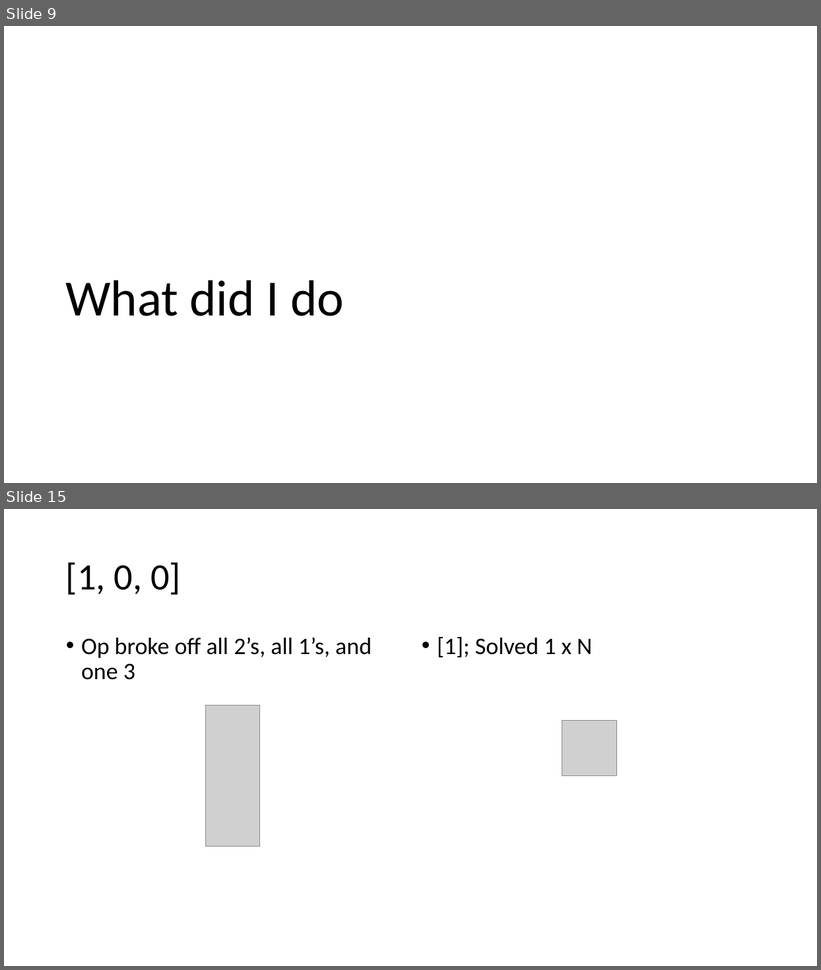
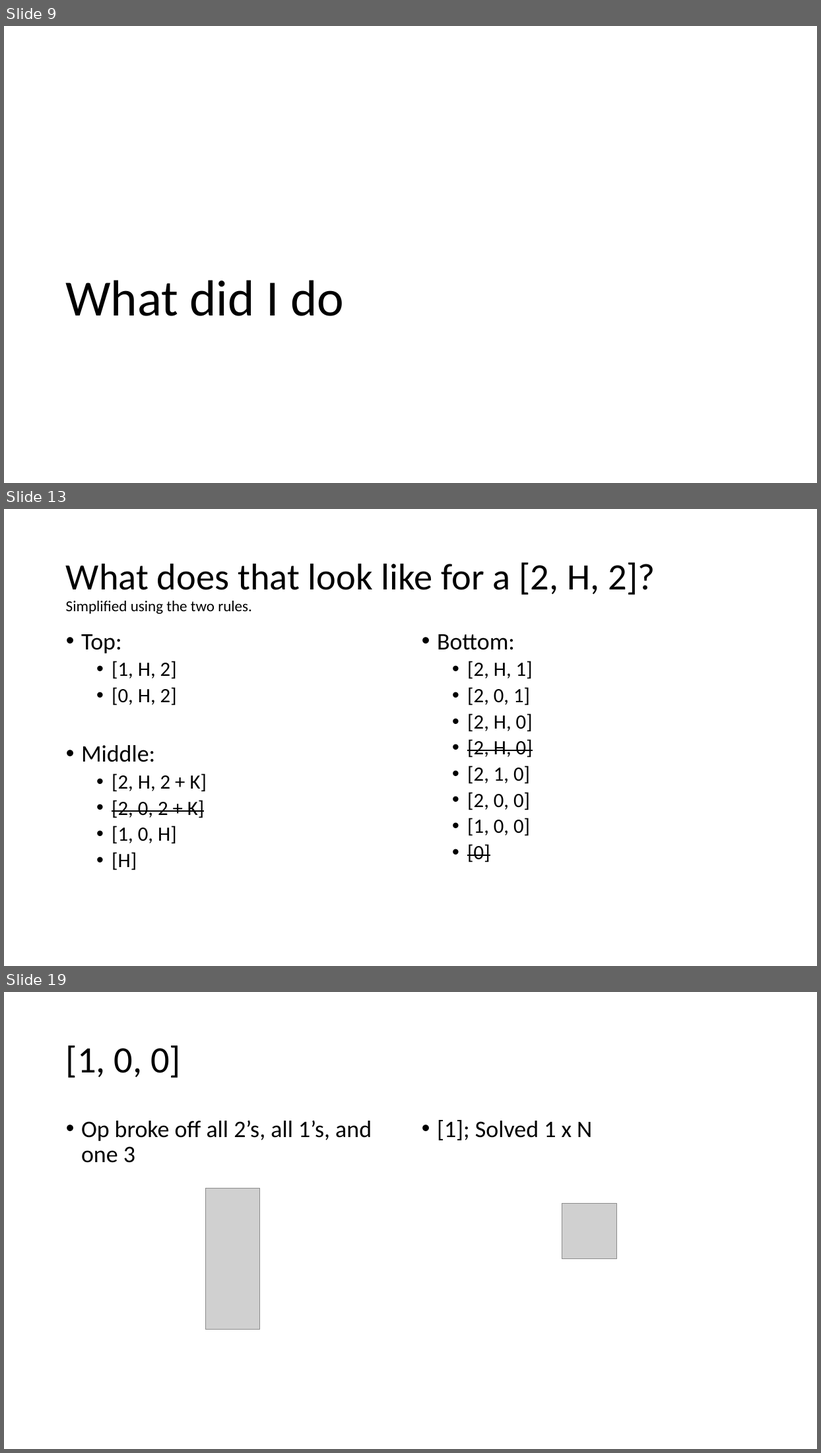
Before and after one commit to EzraSkwarka/Math-Capstone, a slide deck: Presentation/Mat Cap draft.pptx. Shown one above the other, each under a label of ours: slides 9 and 15 before the commit, slides 9, 13 and 19 after it; the slides between them are not shown. The pictures are 821x970 and 821x1453 pixels, drawn with LibreOffice and Linux fonts; fonts in the diff are those of the drawing; grey boxes stand for pictures. Boxes give left, top, right and bottom in pixels: in the first picture for what was removed or moved away, otherwise in the second. Text is boxed around its words. In the diff, an @@ line names an element or a change of style, - is before the commit and + after.

```diff
--- a/Presentation/Mat Cap draft.pptx
+++ b/Presentation/Mat Cap draft.pptx
@@ slide 13 added at (4, 509, 817, 966), background #FFFFFF @@
@@ title added at (66, 562, 655, 595), 44 pt, text #000000 @@
+What does that look like for a [2, H, 2]?
@@ text added at (66, 601, 252, 614), 18 pt, text #000000 @@
+Simplified using the two rules.
@@ text added at (81, 634, 207, 871), 24 pt, text #000000 @@
+• Top:
+  • [1, H, 2]
+  • [0, H, 2]
+• Middle:
+  • [2, H, 2 + K]
+  • [2, 0, 2 + K]
+  • [1, 0, H]
+  • [H]
@@ text added at (437, 634, 533, 863), 24 pt, text #000000 @@
+• Bottom:
+  • [2, H, 1]
+  • [2, 0, 1]
+  • [2, H, 0]
+  • [2, H, 0]
+  • [2, 1, 0]
+  • [2, 0, 0]
+  • [1, 0, 0]
+  • [0]
@@ what was slide 15 is now slide 19 @@
```
Also in this commit, not shown: 12 slides changed, 8 other slides added, 1 slide removed.
